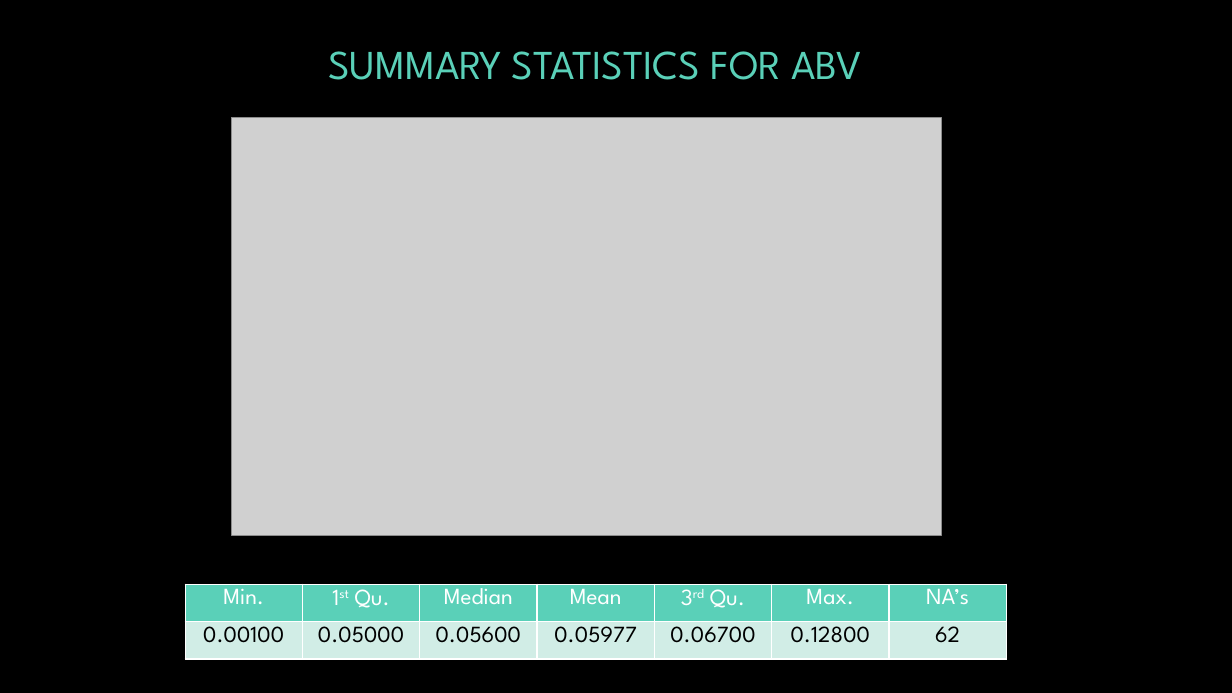
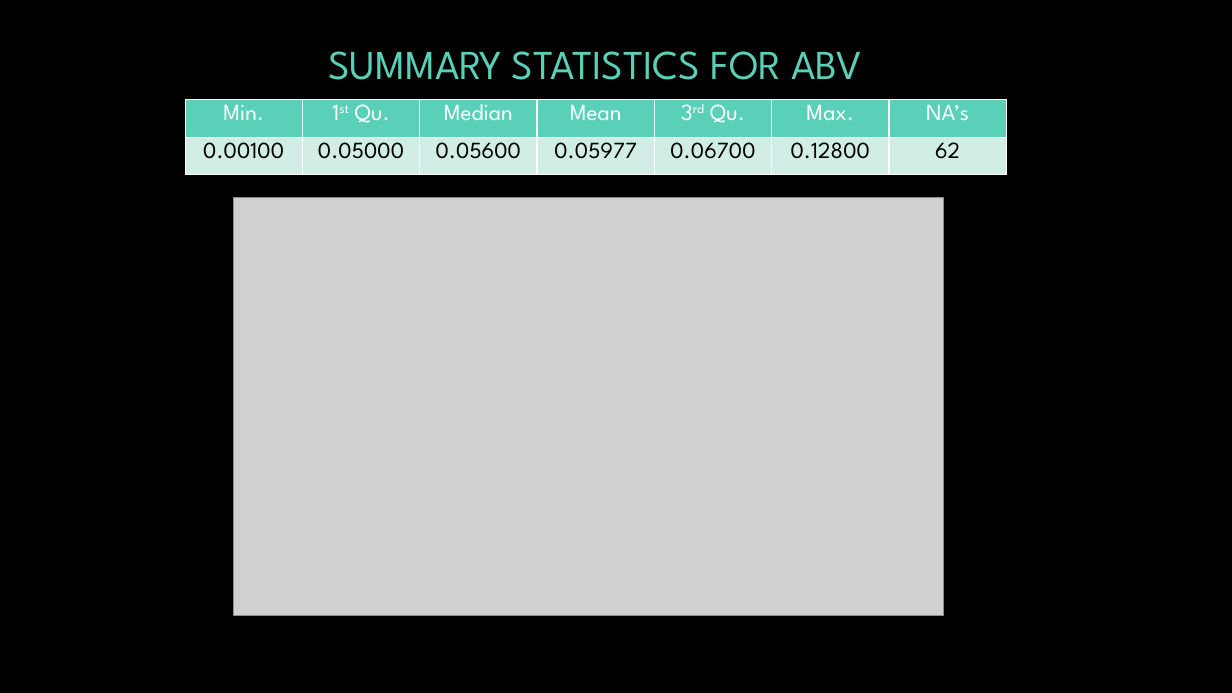
Before and after one commit to amberburnett/BeerSales, a slide deck: slide 9 of EDA – Beer Sales.pptx (slide 22 before the commit). Drawn at 1232x693 pixels with LibreOffice and Linux fonts; fonts in the diff are those of the drawing; grey boxes stand for pictures; background and template pictures are left out. Boxes give left, top, right and bottom in pixels: in the first picture for what was removed or moved away, otherwise in the second. Text is boxed around its words. In the diff, an @@ line names an element or a change of style, - is before the commit and + after.

Commit message:
final version

```diff
--- a/EDA – Beer Sales.pptx
+++ b/EDA – Beer Sales.pptx
@@ table: place and size @@
-table at [185, 584, 1006, 659]
+table at [185, 100, 1006, 175]
@@ picture: place and size @@
-picture at [232, 117, 942, 535]
+picture at [234, 198, 944, 616]
```
Also in this commit, not shown: 2 other slides changed, 13 slides removed.
